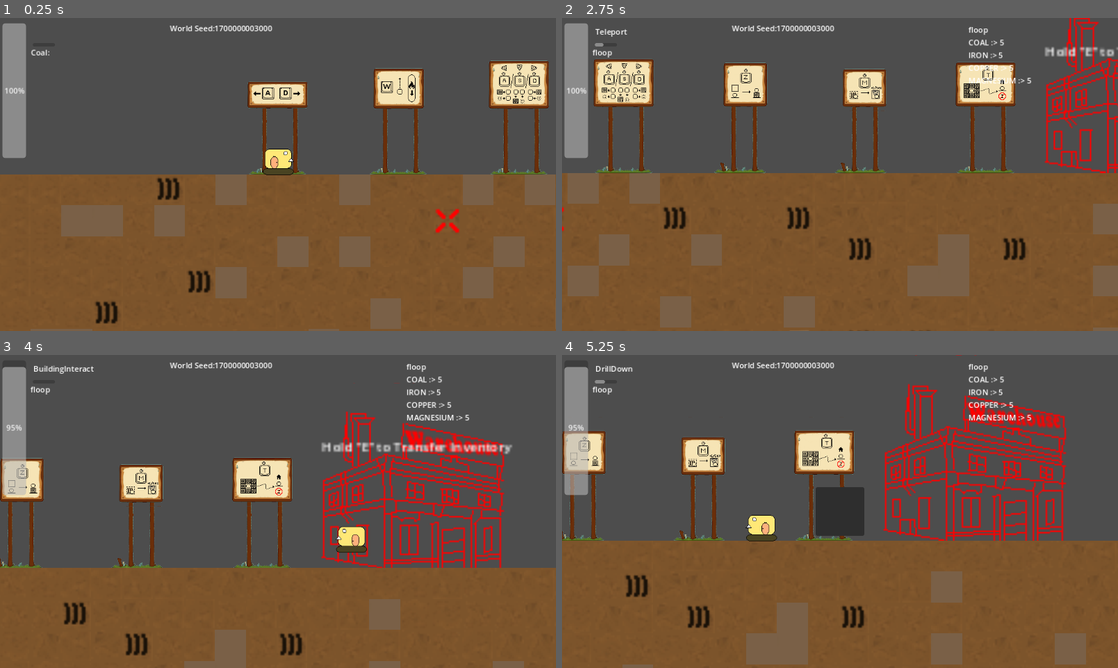
Above: before the commit, frames 1-4 (two rows, left to right).
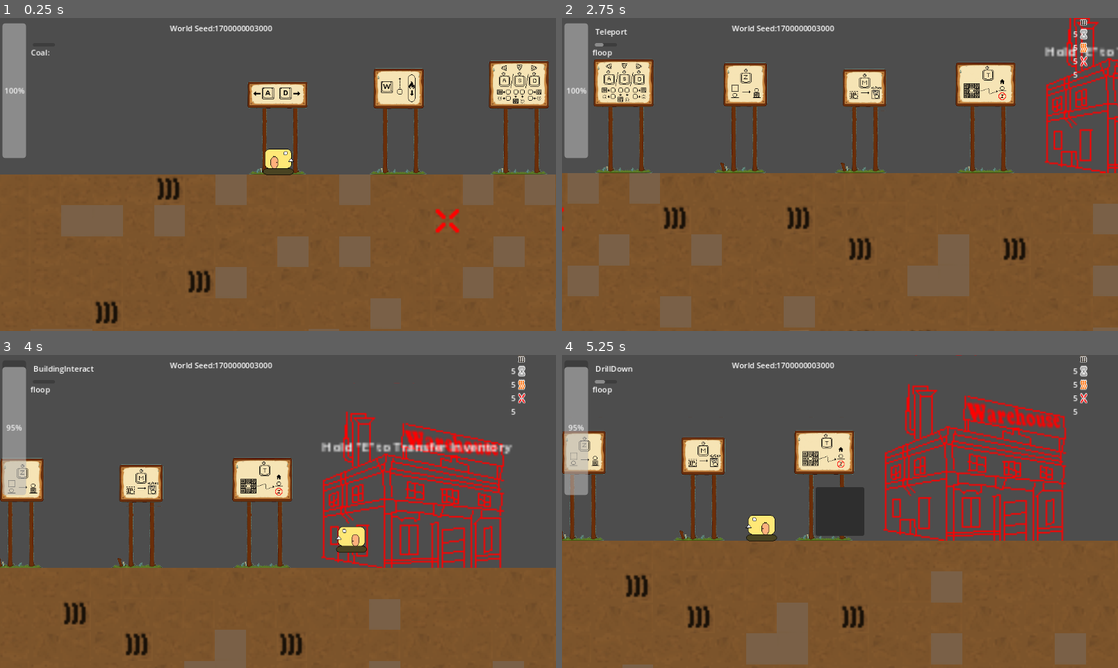
Above: after the commit, the same moments.

Repository: TrakeMuldoon/GodotMineTower
Game: Godot game, scene res://World/world.tscn
The game is run twice, just before and just after one commit, with the same random seed, the same clock (stepped at 60 frames per second) and the same inputs.
Inputs:
- Up to frame 1 (0.25 s): no input
- Up to frame 2 (2.75 s): hold D (go_right) 0.53-1.28 s; tap X (Mark) at 0.6 s; hold S (go_down) 1.28-2.03 s; tap M (Mine) at 1.35 s; hold D (go_right) from 2.03 s (still down); hold T (Return) from 2.03 s (still down)
- Up to frame 3 (4 s): release D (go_right) at 2.78 s; release T (Return) at 2.78 s; hold Up (go_up) 2.78-3.53 s; tap E (UseBuilding) at 2.85 s; hold A (go_left) from 3.53 s (still down); hold Z (Wall) from 3.53 s (still down)
- Up to frame 4 (5.25 s): tap Y (Inventory) at 4.15 s; release Z (Wall) at 4.28 s; tap X (Mark) at 4.35 s; release A (go_left) at 5.03 s; hold S (go_down) from 5.03 s (still down); hold M (Mine) from 5.03 s (still down)

The runs differ from the first frame. In frame 1, less than 0.1% of the frame differs, in the area x 78-79%, y 61-63%; in frame 2, 0.5%; in frame 3, 0.6%; in frame 4, 0.6%, in the area x 73-95%, y 0-22%.

Commit message:
Update Inventory to show icons

Diff:
--- a/HUD/hud.gd
+++ b/HUD/hud.gd
@@ -26,9 +26,38 @@
 	$PlayerLocation.text = "Player Location:\n" + str(pos) + "\n" + str(modPosition) + "\n" + str(l2m)
 
 
+var ore_tracker = {}
 func _on_inventory_modified():
 	$TankInventory.text = Globals.TANK_INVENTORY.HUD_printout()
 	$WorldInventory.text = Globals.GLOBAL_INVENTORY.HUD_printout()
+	var ore_list = Globals.GLOBAL_INVENTORY.get_ores()
+	for ore in ore_list:
+		var val = Globals.GLOBAL_INVENTORY.get_value(ore)
+		if not ore in ore_tracker:
+			var ore_sprite = get_ore_sprite(ore)
+			$WorldInventoryGrid.add_child(ore_sprite)
+			var label = Label.new()
+			$WorldInventoryGrid.add_child(label)
+			ore_tracker[ore] = label
+		ore_tracker[ore].text = str(val)
+
+
+var ore_texture = load("res://assets/UndergroundTileset.png")
+var ore_sprite_size = Vector2(16,16)
+func get_ore_sprite(orename):
+	var sprite_sheet_row = 0
+	match orename:
+		"COAL": sprite_sheet_row = 1
+		"COPPER": sprite_sheet_row = 2
+		"IRON": sprite_sheet_row = 3
+		"MAGNESIUM": sprite_sheet_row = 4
+		_: sprite_sheet_row = 0
+	var sprite = TextureRect.new()
+	var tex_subregion = AtlasTexture.new()
+	tex_subregion.set_atlas(ore_texture)
+	tex_subregion.set_region(Rect2(4 * 16, sprite_sheet_row * 16, 16, 16))
+	sprite.texture = tex_subregion
+	return sprite
 
 func _on_tank_character_fuel_modified(fuel_percentage):
 	$FuelTank.value = fuel_percentage * 100
--- a/HUD/hud.tscn
+++ b/HUD/hud.tscn
@@ -1,6 +1,8 @@
-[gd_scene load_steps=2 format=3 uid="uid://caewvun7a74qq"]
+[gd_scene load_steps=3 format=3 uid="uid://caewvun7a74qq"]
 
 [ext_resource type="Script" path="res://HUD/hud.gd" id="1_bk74e"]
+
+[sub_resource type="AtlasTexture" id="AtlasTexture_ki71c"]
 
 [node name="HUD" type="CanvasLayer"]
 script = ExtResource("1_bk74e")
@@ -15,6 +17,7 @@
 "
 
 [node name="WorldInventory" type="Label" parent="."]
+visible = false
 offset_left = 842.0
 offset_top = 13.0
 offset_right = 882.0
@@ -54,3 +57,14 @@
 offset_top = 10.0
 offset_right = 392.0
 offset_bottom = 33.0
+
+[node name="WorldInventoryGrid" type="GridContainer" parent="."]
+offset_left = 1059.0
+offset_top = 2.0
+offset_right = 1150.0
+offset_bottom = 303.0
+columns = 2
+
+[node name="TextureRect" type="TextureRect" parent="WorldInventoryGrid"]
+layout_mode = 2
+texture = SubResource("AtlasTexture_ki71c")
--- a/SupportScripts/Inventory.gd
+++ b/SupportScripts/Inventory.gd
@@ -38,6 +38,9 @@
 		ore_list.append(ore)
 	return ore_list
 
+func get_value(ore):
+	return ores_held[ore]
+
 func clear_inventory():
 	var previous_inventory = ores_held
 	ores_held = {}
--- a/TileSets/worldlevel.tres
+++ b/TileSets/worldlevel.tres
@@ -154,205 +154,19 @@
 2:1/0 = 0
 2:1/0/physics_layer_0/linear_velocity = Vector2(0, 0)
 2:1/0/physics_layer_0/angular_velocity = 0.0
-
-[sub_resource type="TileSetAtlasSource" id="TileSetAtlasSource_08wd4"]
-0:0/next_alternative_id = 5
-0:0/0 = 0
-0:0/0/physics_layer_0/linear_velocity = Vector2(0, 0)
-0:0/0/physics_layer_0/angular_velocity = 0.0
-0:0/0/physics_layer_0/polygon_0/points = PackedVector2Array(-8, -8, 8, -8, 8, 8, -8, 8)
-0:0/1 = 1
-0:0/1/flip_h = true
-0:0/1/flip_v = true
-0:0/1/physics_layer_0/linear_velocity = Vector2(0, 0)
-0:0/1/physics_layer_0/angular_velocity = 0.0
-0:0/1/physics_layer_0/polygon_0/points = PackedVector2Array(-8, -8, 8, -8, 8, 8, -8, 8)
-0:0/2 = 2
-0:0/2/flip_h = true
-0:0/2/physics_layer_0/linear_velocity = Vector2(0, 0)
-0:0/2/physics_layer_0/angular_velocity = 0.0
-0:0/2/physics_layer_0/polygon_0/points = PackedVector2Array(-8, -8, 8, -8, 8, 8, -8, 8)
-0:0/3 = 3
-0:0/3/flip_v = true
-0:0/3/physics_layer_0/linear_velocity = Vector2(0, 0)
-0:0/3/physics_layer_0/angular_velocity = 0.0
-0:0/3/physics_layer_0/polygon_0/points = PackedVector2Array(-8, -8, 8, -8, 8, 8, -8, 8)
-1:0/next_alternative_id = 5
-1:0/0 = 0
-1:0/0/physics_layer_0/linear_velocity = Vector2(0, 0)
-1:0/0/physics_layer_0/angular_velocity = 0.0
-1:0/0/physics_layer_0/polygon_0/points = PackedVector2Array(-8, -8, 8, -8, 8, 8, -8, 8)
-1:0/1 = 1
-1:0/1/flip_v = true
-1:0/1/transpose = true
-1:0/1/physics_layer_0/linear_velocity = Vector2(0, 0)
-1:0/1/physics_layer_0/angular_velocity = 0.0
-1:0/1/physics_layer_0/polygon_0/points = PackedVector2Array(-8, -8, 8, -8, 8, 8, -8, 8)
-1:0/2 = 2
-1:0/2/flip_h = true
-1:0/2/transpose = true
-1:0/2/physics_layer_0/linear_velocity = Vector2(0, 0)
-1:0/2/physics_layer_0/angular_velocity = 0.0
-1:0/2/physics_layer_0/polygon_0/points = PackedVector2Array(-8, -8, 8, -8, 8, 8, -8, 8)
-1:0/3 = 3
-1:0/3/flip_v = true
-1:0/3/physics_layer_0/linear_velocity = Vector2(0, 0)
-1:0/3/physics_layer_0/angular_velocity = 0.0
-1:0/3/physics_layer_0/polygon_0/points = PackedVector2Array(-8, -8, 8, -8, 8, 8, -8, 8)
-2:0/next_alternative_id = 5
-2:0/0 = 0
-2:0/0/physics_layer_0/linear_velocity = Vector2(0, 0)
-2:0/0/physics_layer_0/angular_velocity = 0.0
-2:0/0/physics_layer_0/polygon_0/points = PackedVector2Array(-8, -8, 8, -8, 8, 8, -8, 8)
-2:0/1 = 1
-2:0/1/flip_v = true
-2:0/1/transpose = true
-2:0/1/physics_layer_0/linear_velocity = Vector2(0, 0)
-2:0/1/physics_layer_0/angular_velocity = 0.0
-2:0/1/physics_layer_0/polygon_0/points = PackedVector2Array(-8, -8, 8, -8, 8, 8, -8, 8)
-2:0/2 = 2
-2:0/2/flip_h = true
-2:0/2/physics_layer_0/linear_velocity = Vector2(0, 0)
-2:0/2/physics_layer_0/angular_velocity = 0.0
-2:0/2/physics_layer_0/polygon_0/points = PackedVector2Array(-8, -8, 8, -8, 8, 8, -8, 8)
-2:0/3 = 3
-2:0/3/flip_h = true
-2:0/3/flip_v = true
-2:0/3/transpose = true
-2:0/3/physics_layer_0/linear_velocity = Vector2(0, 0)
-2:0/3/physics_layer_0/angular_velocity = 0.0
-2:0/3/physics_layer_0/polygon_0/points = PackedVector2Array(-8, -8, 8, -8, 8, 8, -8, 8)
-3:0/next_alternative_id = 5
-3:0/0 = 0
-3:0/0/physics_layer_0/linear_velocity = Vector2(0, 0)
-3:0/0/physics_layer_0/angular_velocity = 0.0
-3:0/0/physics_layer_0/polygon_0/points = PackedVector2Array(-8, -8, 8, -8, 8, 8, -8, 8)
-3:0/1 = 1
-3:0/1/physics_layer_0/linear_velocity = Vector2(0, 0)
-3:0/1/physics_layer_0/angular_velocity = 0.0
-3:0/1/physics_layer_0/polygon_0/points = PackedVector2Array(-8, -8, 8, -8, 8, 8, -8, 8)
-3:0/2 = 2
-3:0/2/flip_v = true
-3:0/2/physics_layer_0/linear_velocity = Vector2(0, 0)
-3:0/2/physics_layer_0/angular_velocity = 0.0
-3:0/2/physics_layer_0/polygon_0/points = PackedVector2Array(-8, -8, 8, -8, 8, 8, -8, 8)
-3:0/3 = 3
-3:0/3/flip_h = true
-3:0/3/transpose = true
-3:0/3/physics_layer_0/linear_velocity = Vector2(0, 0)
-3:0/3/physics_layer_0/angular_velocity = 0.0
-3:0/3/physics_layer_0/polygon_0/points = PackedVector2Array(-8, -8, 8, -8, 8, 8, -8, 8)
-0:1/0 = 0
-0:1/0/physics_layer_0/linear_velocity = Vector2(0, 0)
-0:1/0/physics_layer_0/angular_velocity = 0.0
-0:1/0/physics_layer_0/polygon_0/points = PackedVector2Array(-8, -8, 8, -8, 8, 8, -8, 8)
-1:1/0 = 0
-1:1/0/physics_layer_0/linear_velocity = Vector2(0, 0)
-1:1/0/physics_layer_0/angular_velocity = 0.0
-1:1/0/physics_layer_0/polygon_0/points = PackedVector2Array(-8, -8, 8, -8, 8, 8, -8, 8)
-2:1/0 = 0
-2:1/0/physics_layer_0/linear_velocity = Vector2(0, 0)
-2:1/0/physics_layer_0/angular_velocity = 0.0
-2:1/0/physics_layer_0/polygon_0/points = PackedVector2Array(-8, -8, 8, -8, 8, 8, -8, 8)
-3:1/0 = 0
-3:1/0/physics_layer_0/linear_velocity = Vector2(0, 0)
-3:1/0/physics_layer_0/angular_velocity = 0.0
-3:1/0/physics_layer_0/polygon_0/points = PackedVector2Array(-8, -8, 8, -8, 8, 8, -8, 8)
-0:2/next_alternative_id = 4
-0:2/0 = 0
-0:2/0/physics_layer_0/linear_velocity = Vector2(0, 0)
-0:2/0/physics_layer_0/angular_velocity = 0.0
-0:2/1 = 1
-0:2/1/flip_v = true
-0:2/1/physics_layer_0/linear_velocity = Vector2(0, 0)
-0:2/1/physics_layer_0/angular_velocity = 0.0
-0:2/2 = 2
-0:2/2/transpose = true
-0:2/2/physics_layer_0/linear_velocity = Vector2(0, 0)
-0:2/2/physics_layer_0/angular_velocity = 0.0
-0:2/3 = 3
-0:2/3/flip_h = true
-0:2/3/transpose = true
-0:2/3/physics_layer_0/linear_velocity = Vector2(0, 0)
-0:2/3/physics_layer_0/angular_velocity = 0.0
-1:2/next_alternative_id = 4
-1:2/0 = 0
-1:2/0/physics_layer_0/linear_velocity = Vector2(0, 0)
-1:2/0/physics_layer_0/angular_velocity = 0.0
-1:2/1 = 1
-1:2/1/flip_v = true
-1:2/1/physics_layer_0/linear_velocity = Vector2(0, 0)
-1:2/1/physics_layer_0/angular_velocity = 0.0
-1:2/2 = 2
-1:2/2/flip_h = true
-1:2/2/flip_v = true
-1:2/2/physics_layer_0/linear_velocity = Vector2(0, 0)
-1:2/2/physics_layer_0/angular_velocity = 0.0
-1:2/3 = 3
-1:2/3/flip_h = true
-1:2/3/physics_layer_0/linear_velocity = Vector2(0, 0)
-1:2/3/physics_layer_0/angular_velocity = 0.0
-2:2/next_alternative_id = 4
-2:2/0 = 0
-2:2/0/physics_layer_0/linear_velocity = Vector2(0, 0)
-2:2/0/physics_layer_0/angular_velocity = 0.0
-2:2/1 = 1
-2:2/1/transpose = true
-2:2/1/physics_layer_0/linear_velocity = Vector2(0, 0)
-2:2/1/physics_layer_0/angular_velocity = 0.0
-3:2/next_alternative_id = 4
-3:2/0 = 0
-3:2/0/physics_layer_0/linear_velocity = Vector2(0, 0)
-3:2/0/physics_layer_0/angular_velocity = 0.0
-3:2/1 = 1
-3:2/1/transpose = true
-3:2/1/physics_layer_0/linear_velocity = Vector2(0, 0)
-3:2/1/physics_layer_0/angular_velocity = 0.0
-3:2/2 = 2
-3:2/2/flip_v = true
-3:2/2/physics_layer_0/linear_velocity = Vector2(0, 0)
-3:2/2/physics_layer_0/angular_velocity = 0.0
-3:2/3 = 3
-3:2/3/flip_h = true
-3:2/3/transpose = true
-3:2/3/physics_layer_0/linear_velocity = Vector2(0, 0)
-3:2/3/physics_layer_0/angular_velocity = 0.0
+4:1/0 = 0
+4:1/0/physics_layer_0/linear_velocity = Vector2(0, 0)
+4:1/0/physics_layer_0/angular_velocity = 0.0
 4:2/0 = 0
 4:2/0/physics_layer_0/linear_velocity = Vector2(0, 0)
 4:2/0/physics_layer_0/angular_velocity = 0.0
-4:1/0 = 0
-4:1/0/physics_layer_0/linear_velocity = Vector2(0, 0)
-4:1/0/physics_layer_0/angular_velocity = 0.0
-5:1/0 = 0
-5:1/0/physics_layer_0/linear_velocity = Vector2(0, 0)
-5:1/0/physics_layer_0/angular_velocity = 0.0
-6:1/0 = 0
-6:1/0/physics_layer_0/linear_velocity = Vector2(0, 0)
-6:1/0/physics_layer_0/angular_velocity = 0.0
-7:1/0 = 0
-7:1/0/physics_layer_0/linear_velocity = Vector2(0, 0)
-7:1/0/physics_layer_0/angular_velocity = 0.0
-8:1/0 = 0
-8:1/0/physics_layer_0/linear_velocity = Vector2(0, 0)
-8:1/0/physics_layer_0/angular_velocity = 0.0
-9:1/0 = 0
-9:1/0/physics_layer_0/linear_velocity = Vector2(0, 0)
-9:1/0/physics_layer_0/angular_velocity = 0.0
-10:1/0 = 0
-10:1/0/physics_layer_0/linear_velocity = Vector2(0, 0)
-10:1/0/physics_layer_0/angular_velocity = 0.0
-11:1/0 = 0
-11:1/0/physics_layer_0/linear_velocity = Vector2(0, 0)
-11:1/0/physics_layer_0/angular_velocity = 0.0
-5:2/0 = 0
-5:2/0/physics_layer_0/linear_velocity = Vector2(0, 0)
-5:2/0/physics_layer_0/angular_velocity = 0.0
-0:3/0 = 0
-0:3/0/physics_layer_0/linear_velocity = Vector2(0, 0)
-0:3/0/physics_layer_0/angular_velocity = 0.0
-0:3/0/physics_layer_0/polygon_0/points = PackedVector2Array(-8, -8, 8, -8, 8, 8, -8, 8)
+4:3/0 = 0
+4:3/0/physics_layer_0/linear_velocity = Vector2(0, 0)
+4:3/0/physics_layer_0/angular_velocity = 0.0
+4:4/0 = 0
+4:4/0/physics_layer_0/linear_velocity = Vector2(0, 0)
+4:4/0/physics_layer_0/angular_velocity = 0.0
 
 [resource]
 physics_layer_0/collision_layer = 1
 sources/0 = SubResource("TileSetAtlasSource_ejd78")
-sources/1 = SubResource("TileSetAtlasSource_08wd4")
Not shown: 1 places in TileSets/worldlevel.tres that only renumber resources
Binary file changed: assets/UndergroundTileset.png
Not shown, removed: assets/TestTileset.pdn
Not shown, added: assets/UndergroundTileset.pdn
